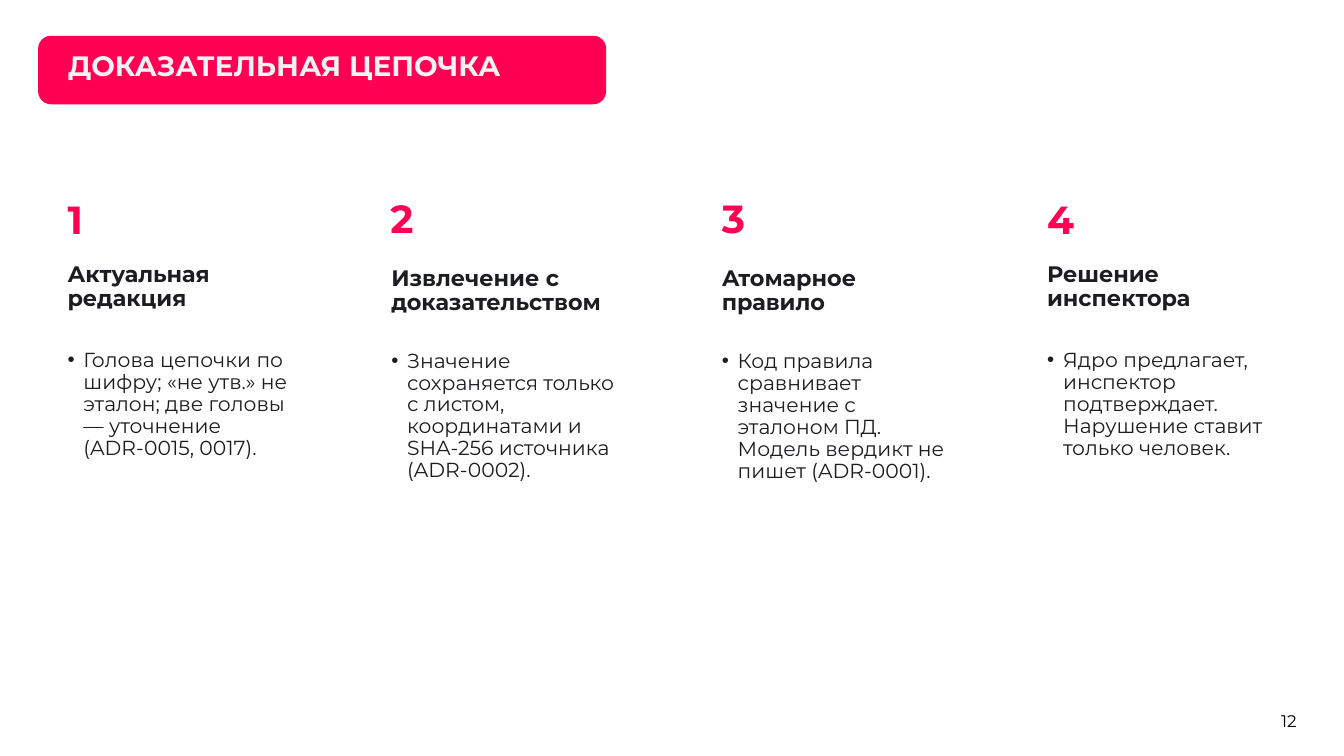
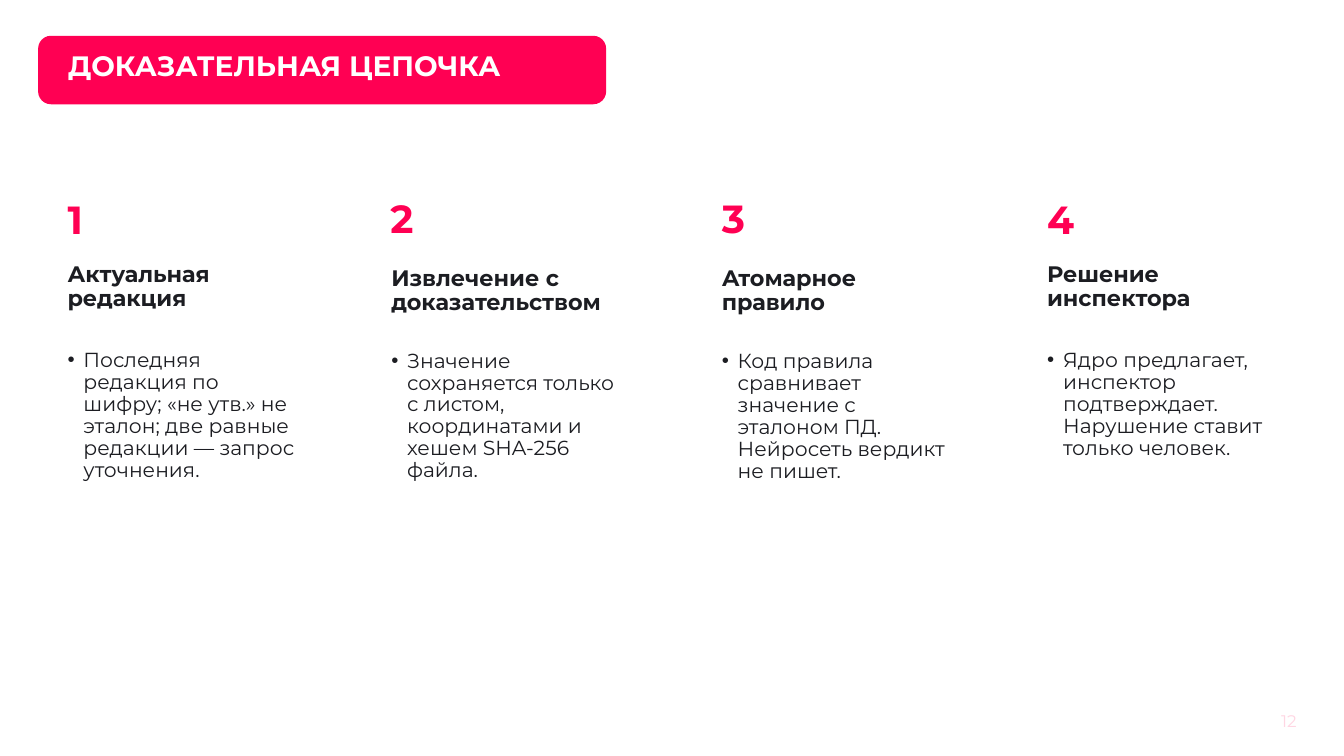
Before and after one commit to KonkovDV/Kontur, a slide deck: slide 12 of submission/03-presentation/Kontur.pptx. Drawn at 1344x756 pixels with LibreOffice and Linux fonts; fonts in the diff are those of the drawing; background and template pictures are left out. Boxes give left, top, right and bottom in pixels: in the first picture for what was removed or moved away, otherwise in the second. Text is boxed around its words. In the diff, an @@ line names an element or a change of style, - is before the commit and + after.

Commit message:
Колода на GitHub совпадает с локальными PPTX и PDF от 29.09.
В файлах 30 слайдов. Текстовая копия помечена как прежние 24 и не выдаётся за полный текст новой колоды.

```diff
--- a/submission/03-presentation/Kontur.pptx
+++ b/submission/03-presentation/Kontur.pptx
@@ text at bbox=[83, 352, 295, 481]: text changed @@
-• Голова цепочки по шифру; «не утв.» не эталон; две головы — уточнение (ADR-0015, 0017).
+• Последняя редакция по шифру; «не утв.» не эталон; две равные редакции — запрос уточнения.
@@ text at bbox=[407, 353, 614, 481]: text changed @@
-• Значение сохраняется только с листом, координатами и SHA-256 источника (ADR-0002).
+• Значение сохраняется только с листом, координатами и хешем SHA-256 файла.
@@ text at bbox=[738, 353, 945, 478]: text changed @@
-• Код правила сравнивает значение с эталоном ПД. Модель вердикт не пишет (ADR-0001).
+• Код правила сравнивает значение с эталоном ПД. Нейросеть вердикт не пишет.
@@ text "12" at bbox=[1258, 701, 1320, 741]: text colour none to #FFD6E3 @@
```
Also in this commit, not shown: 23 other slides changed, 6 slides added, 5 other files.
